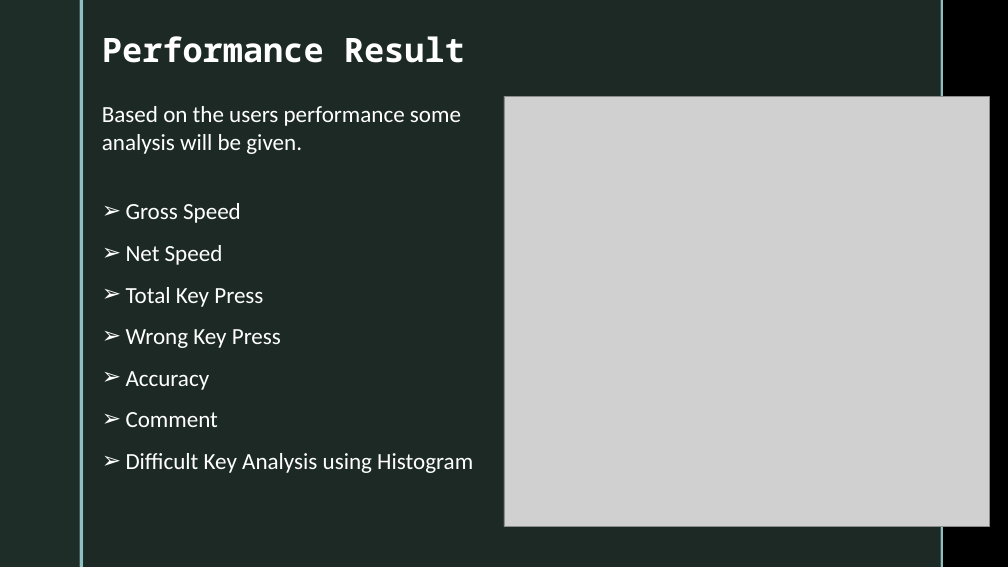
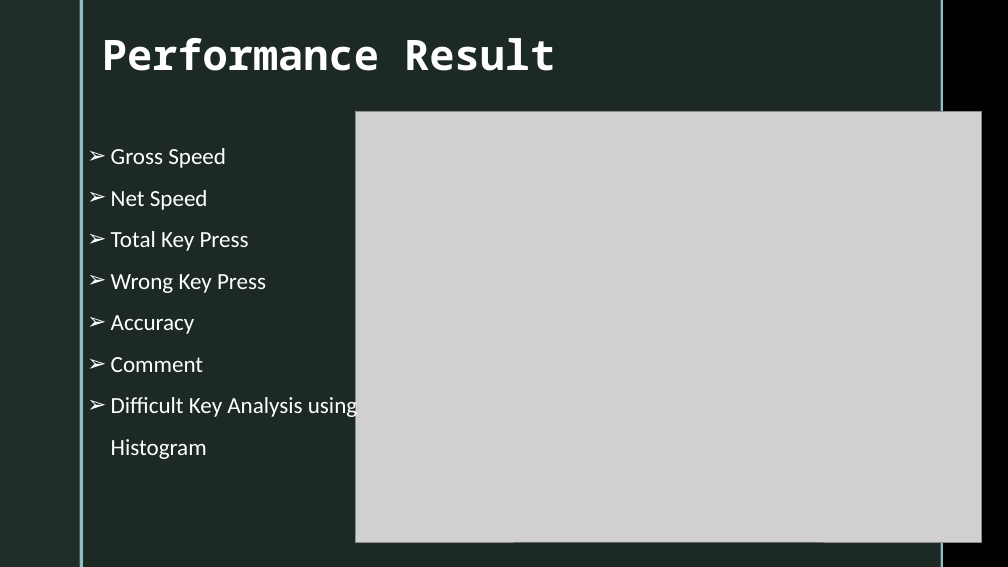
Before and after one commit to CodeWithIsmail/SPL-1, a slide deck: slide 11 of Mid Presentation.pptx (slide 9 before the commit). Drawn at 1008x567 pixels with LibreOffice and Linux fonts; fonts in the diff are those of the drawing; grey boxes stand for pictures; background and template pictures are left out. Boxes give left, top, right and bottom in pixels: in the first picture for what was removed or moved away, otherwise in the second. Text is boxed around its words. In the diff, an @@ line names an element or a change of style, - is before the commit and + after.

```diff
--- a/Mid Presentation.pptx
+++ b/Mid Presentation.pptx
@@ text "Performance Result" at (102,38,555,71): size 32 to 40 pt @@
@@ text "Gross Speed": place and size @@
-text "Gross Speed" at (102,106,473,473)
+text "Gross Speed" at (111,148,357,459)
@@ text at (102,106,461,154): paragraph removed @@
-Based on the users performance some analysis will be given.
@@ picture: place and size @@
-picture at (504,96,990,526)
+picture at (356,112,982,542)
```
Also in this commit, not shown: 6 other slides changed, 10 slides added, 1 slide removed, 1 other file.
